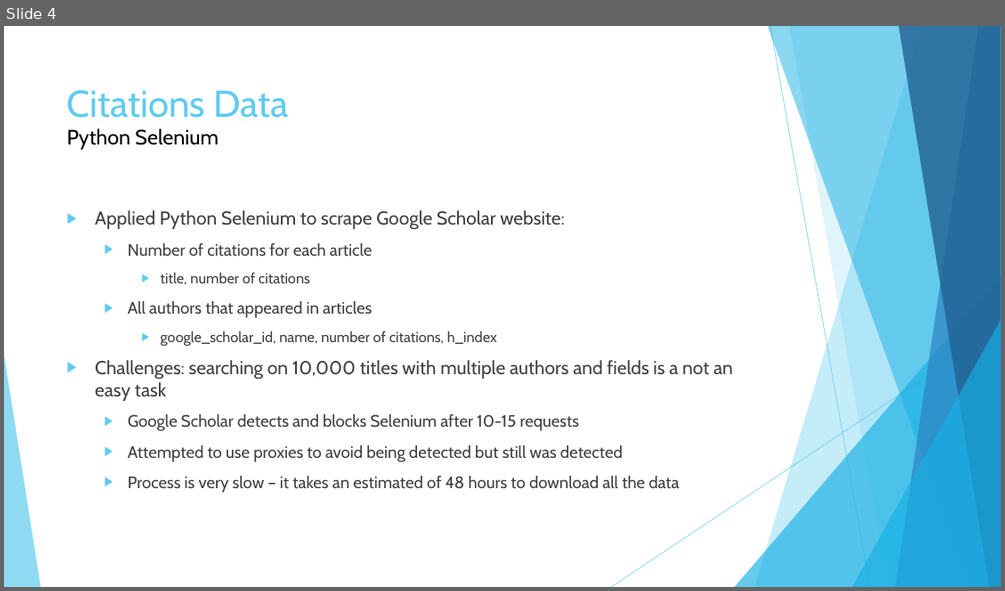
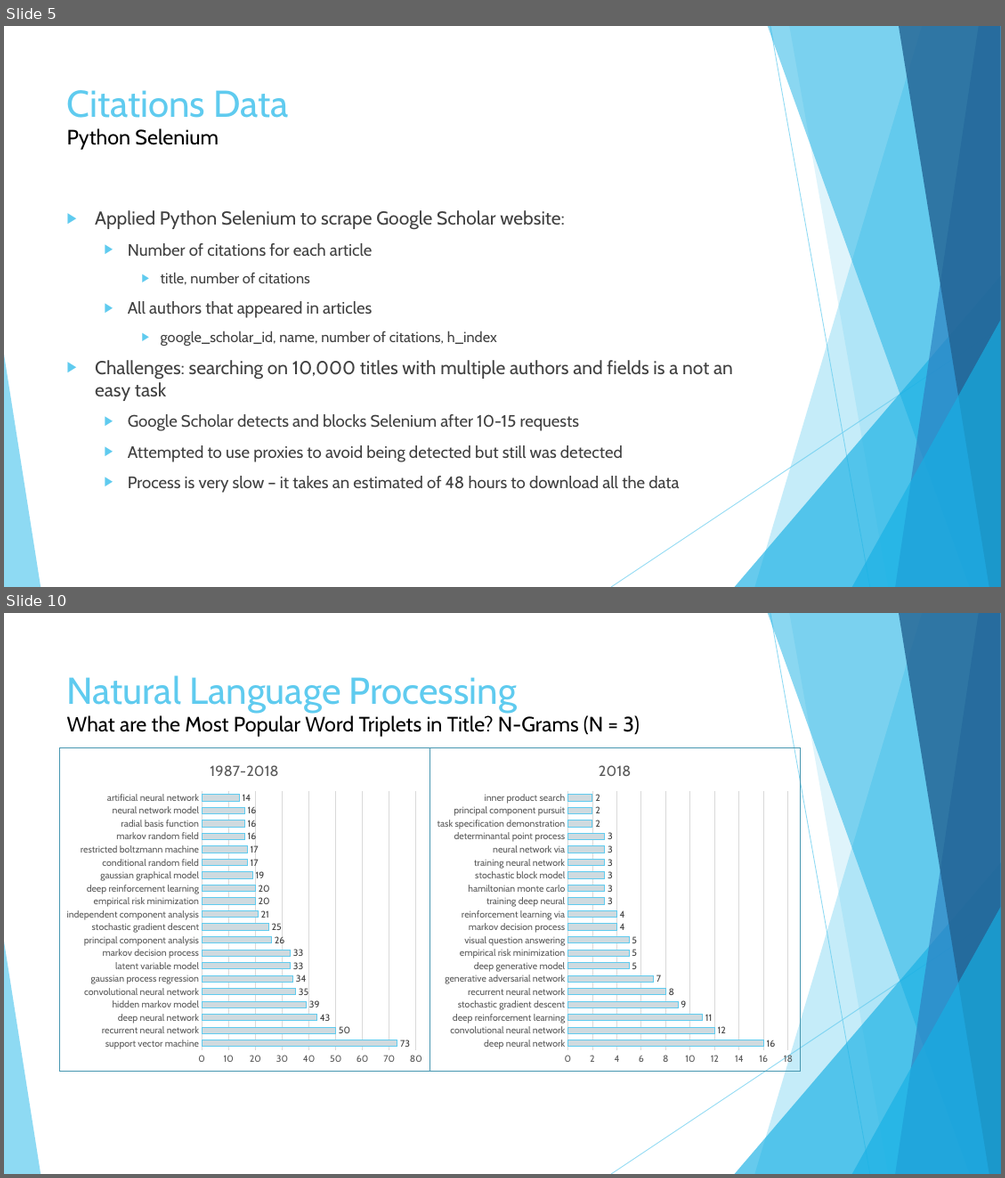
Before and after one commit to tsyurmasto/WebScrapingProject, a slide deck: presentation.pptx. Shown one above the other, each under a label of ours: slide 4 before the commit, slides 5 and 10 after it; the slides between them are not shown. The pictures are 1005x591 and 1005x1178 pixels, drawn with LibreOffice and Linux fonts; fonts in the diff are those of the drawing. Boxes give left, top, right and bottom in pixels: in the first picture for what was removed or moved away, otherwise in the second. Text is boxed around its words. In the diff, an @@ line names an element or a change of style, - is before the commit and + after.

```diff
--- a/presentation.pptx
+++ b/presentation.pptx
@@ slide 10 added at (x1=4, y1=613, x2=1001, y2=1174), background #FFFFFF; not listed: 10 template elements that a slide beside it also shows @@
@@ title added at (x1=67, y1=675, x2=639, y2=737), 20 pt, text #000000 @@
+Natural Language Processing
+What are the Most Popular Word Triplets in Title? N-Grams (N = 3)
@@ bar chart added at (x1=59, y1=747, x2=429, y2=1070) @@
+title "1987-2018 "
+categories: support vector machine, recurrent neural network, deep neural network, hidden markov model, convolutional neural network, gaussian process regression, latent variable model, markov decision process, principal component analysis, stochastic gradient descent, independent component analysis, empirical risk minimization, deep reinforcement learning, gaussian graphical model, conditional random field, restricted boltzmann machine, markov random field, radial basis function, neural network model, artificial neural network
+Series 1: 73, 50, 43, 39, 35, 34, 33, 33, 26, 25, 21, 20, 20, 19, 17, 17, 16, 16, 16, 14
@@ bar chart added at (x1=429, y1=747, x2=800, y2=1070) @@
+title "2018 "
+categories: deep neural network, convolutional neural network, deep reinforcement learning, stochastic gradient descent, recurrent neural network, generative adversarial network, deep generative model, empirical risk minimization, visual question answering, markov decision process, reinforcement learning via, training deep neural, hamiltonian monte carlo, stochastic block model, training neural network, neural network via, determinantal point process, task specification demonstration, principal component pursuit, inner product search
+Series 1: 16, 12, 11, 9, 8, 7, 5, 5, 5, 4, 4, 3, 3, 3, 3, 3, 3, 2, 2, 2
@@ what was slide 4 is now slide 5 @@
```
Also in this commit, not shown: 7 other slides added, 5 other files.
